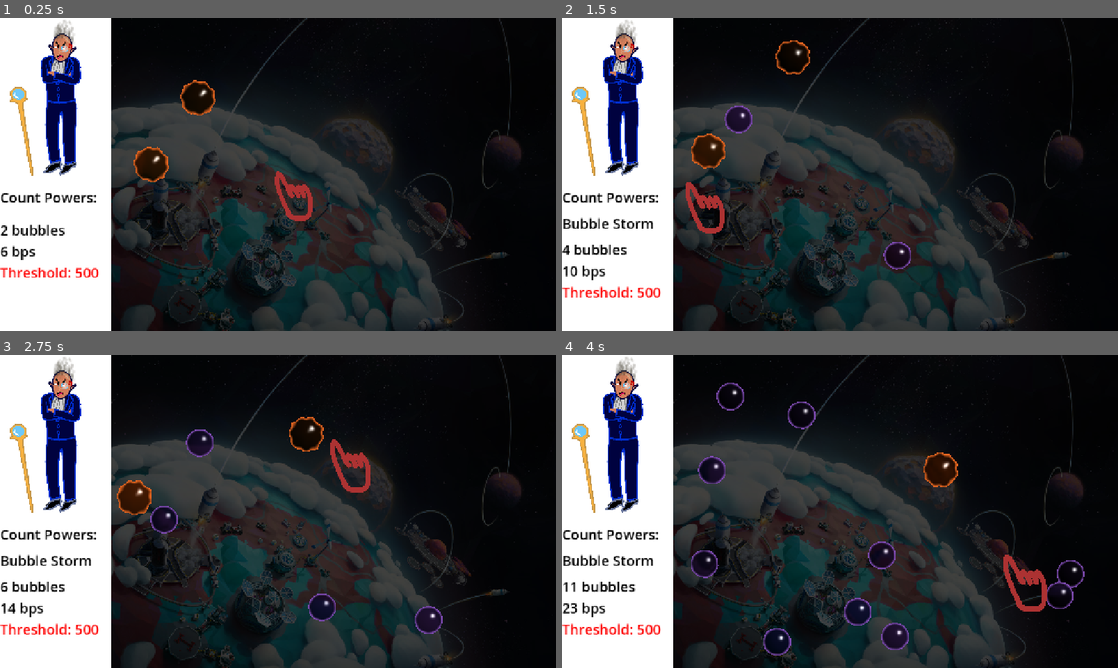
Above: before the commit, frames 1-4 (two rows, left to right).
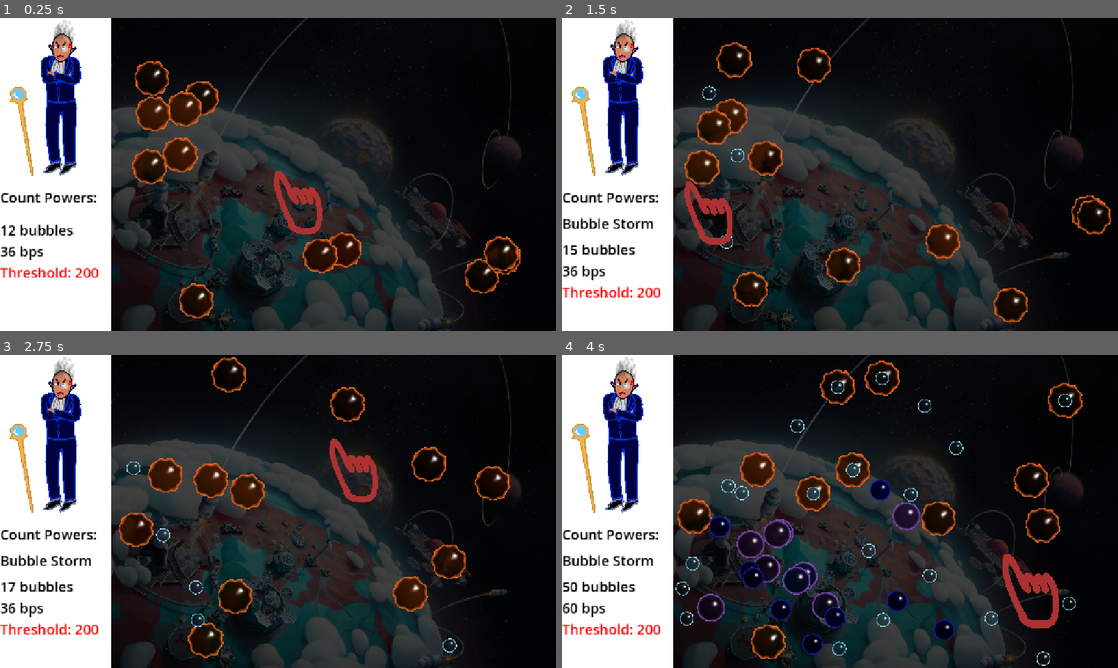
Above: after the commit, the same moments.

Repository: Isaac-SOL/Pop-the-Bubble
Game: Godot game, scene res://scenes/level/main.tscn
Same seed, same stepped clock (60 frames per second), same inputs: the game is played once before the commit and once after it.
Inputs (mouse positions are in pixels of both pictures, inside the frame that each line leads up to):
- Up to frame 1 (0.25 s): no input
- Up to frame 2 (1.5 s): move the mouse to (962, 158) at 0.52 s; press the mouse at (962, 158) at 0.53 s; release the mouse at (962, 158) at 1.25 s; drag from (728, 190) to (606, 174) at 1.27 s
- Up to frame 3 (2.75 s): move the mouse to (333, 442) at 2.02 s; press the mouse at (333, 442) at 2.03 s
- Up to frame 4 (4 s): release the mouse at (895, 442) at 2.75 s; drag from (812, 574) to (695, 498) at 2.77 s; move the mouse to (1006, 558) at 3.52 s; press the mouse at (1006, 558) at 3.53 s

The runs differ from the first frame. In frame 1, 5.1% of the frame differs, in the area x 0-94%, y 13-96%; in frame 2, 6.0%; in frame 3, 7.5%; in frame 4, 11%, in the area x 0-94%, y 1-100%.

Commit message:
Spawn
Add random spawn on Bubble

Diff:
--- a/scenes/level/main.tscn
+++ b/scenes/level/main.tscn
@@ -38,7 +38,8 @@
 [node name="Main" type="Node2D" unique_id=1852952808]
 script = ExtResource("1_0wfyh")
 spawn_amount = 0
-spawner_spawn_amount = 2
+spawner_spawn_amount = 12
+lose_threshold = 200
 
 [node name="background" type="Sprite2D" parent="." unique_id=1513136260]
 modulate = Color(0.2681376, 0.26813763, 0.2681376, 1)
--- a/scenes/objects/bubbles/bubble_spawner.tscn
+++ b/scenes/objects/bubbles/bubble_spawner.tscn
@@ -23,6 +23,7 @@
 collision_layer = 12
 collision_mask = 4
 script = ExtResource("1_7akao")
+taux_de_spawn = null
 bubble_level = 2
 bubble_color = Color(0.7822569, 0.29440877, 0.030184815, 1)
 
--- a/scripts/level/main.gd
+++ b/scripts/level/main.gd
@@ -11,6 +11,7 @@
 @export var spawn_amount: int = 10
 @export var spawner_spawn_amount: int = 10
 @export var lose_threshold: int = 500
+@export var bbl_lvl_value = {0:0, 1:2, 2:12, 3:150}
 
 var spawn_rect: Rect2
 var all_bubbles: Array[Bubble] = []
@@ -58,14 +59,18 @@
 # -- Signals --
 
 func _on_bubble_popped(is_deleted: bool, bubble: Bubble):
+	var i: int = 0
+	var lvl: int
 	bubble.queue_free()
 	all_bubbles.erase(bubble)
 	if !is_deleted:
-		for i in range(bubble.spawn_on_pop):
-			spawn_bubble(Util.rand_in_rectangle(spawn_rect), bubble.bubble_level-1)
+		while i < bbl_lvl_value[bubble.bubble_level]:
+			lvl = randi() % bubble.bubble_level
+			i += 1 + bbl_lvl_value[lvl]
+			spawn_bubble(bubble.position, lvl)
 	update_bubble_count()
 
-func _on_bubble_spawn(amount: int, _bubble: Bubble):
+func _on_bubble_spawn(amount: int, pos: Vector2, level: int, _bubble: Bubble):
 	for i in range(amount):
-		spawn_bubble(Util.rand_in_rectangle(spawn_rect), _bubble.bubble_level-1)
+		spawn_bubble(pos, level)
 	update_bubble_count()
--- a/scripts/objects/bubbles/bubble.gd
+++ b/scripts/objects/bubbles/bubble.gd
@@ -4,7 +4,7 @@
 
 signal popped(is_deleted : bool)
 @warning_ignore("unused_signal")
-signal spawn(amount: int)
+signal spawn(amount: int, pos: Vector2, level: int)
 
 @onready var sprite_2d: Sprite2D = $Sprite2D
 @onready var visible_on_screen_notifier_2d: VisibleOnScreenNotifier2D = $VisibleOnScreenNotifier2D
@@ -16,7 +16,6 @@
 var shader_material : ShaderMaterial
 var speed : float
 var velocity: Vector2
-var spawn_on_pop: int = 0
 
 func _ready() -> void:
 	sprite_2d.material = sprite_2d.material.duplicate()
@@ -24,7 +23,6 @@
 	area_entered.connect(_on_area_2d_bubble_area_entered)
 	visible_on_screen_notifier_2d.screen_exited.connect(bubble_deleted)
 	scale = Vector2(1.0+bubble_level/2.0, 1.0+bubble_level/2.0)
-	spawn_on_pop = bubble_level
 	if bubble_color == Color.WHITE:
 		match bubble_level:
 			0:
--- a/scripts/objects/bubbles/bubble_spawner.gd
+++ b/scripts/objects/bubbles/bubble_spawner.gd
@@ -1,9 +1,11 @@
 extends Bubble
 class_name BubbleSpawner
+@export var taux_de_spawn: int = 72 #pourcentage
 
 func _ready() -> void:
 	super()
 	shader_material.set_shader_parameter("wobble_strenght", 0.05)
 
 func _on_timer_timeout() -> void:
-	spawn.emit(1)
+	if randi() % 101 > taux_de_spawn:
+		spawn.emit(1, position, 0)
